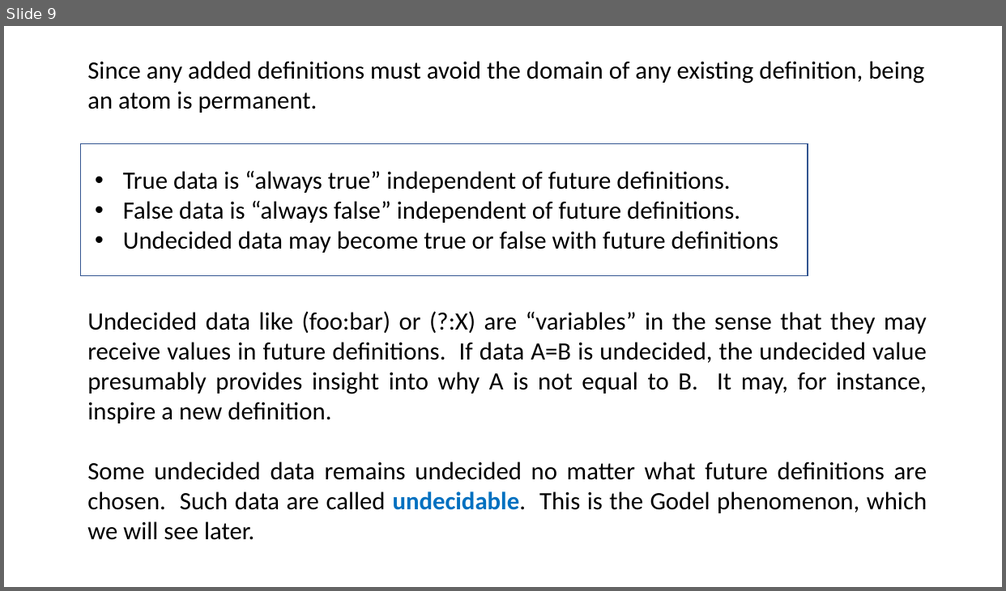
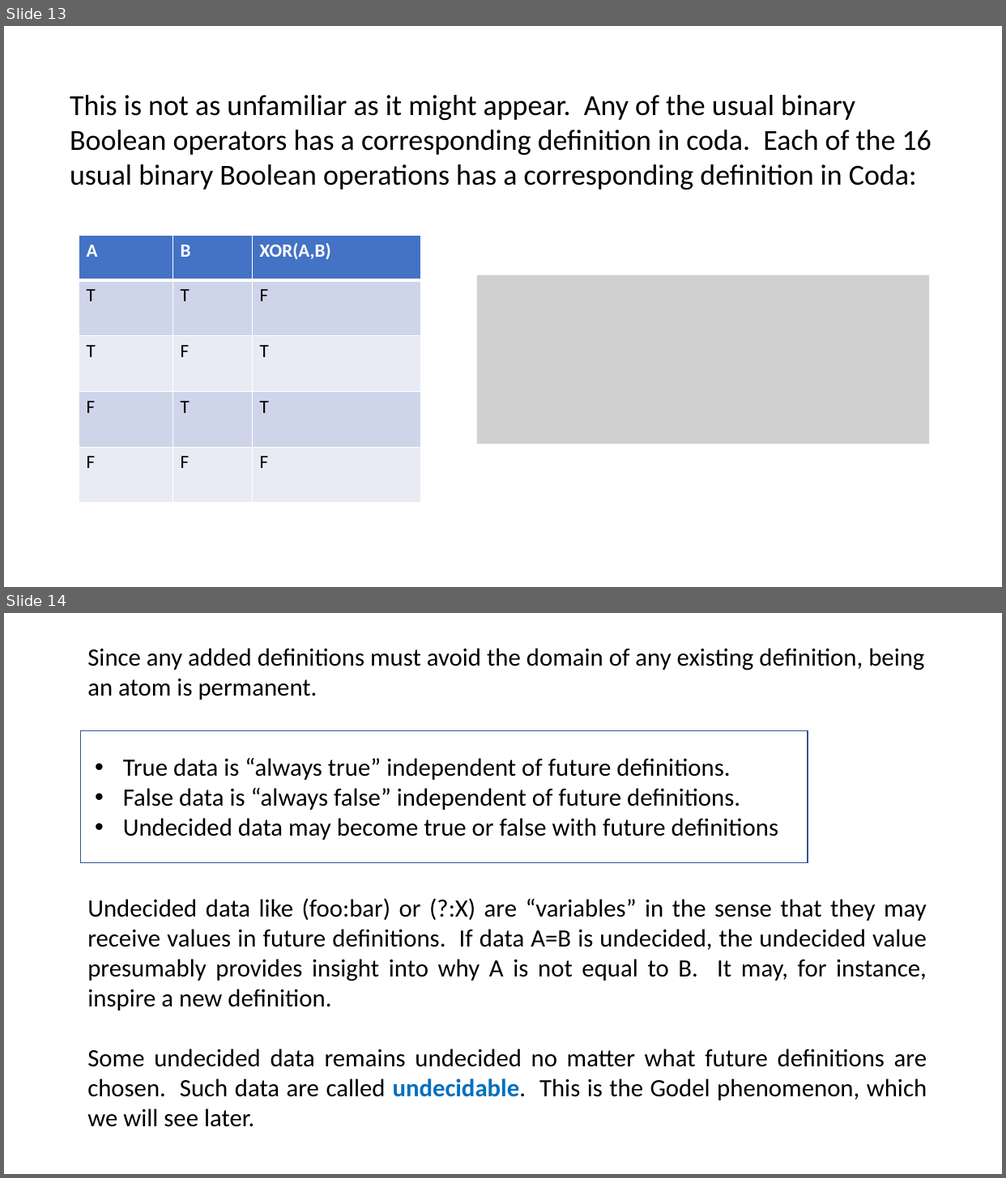
Before and after one commit to Saul-Youssef/coda, a slide deck: doc/talk/coda.pptx. Shown one above the other, each under a label of ours: slide 9 before the commit, slides 13 and 14 after it. The pictures are 1006x591 and 1006x1178 pixels, drawn with LibreOffice and Linux fonts; fonts in the diff are those of the drawing; grey boxes stand for pictures. Boxes give left, top, right and bottom in pixels: in the first picture for what was removed or moved away, otherwise in the second. Text is boxed around its words. In the diff, an @@ line names an element or a change of style, - is before the commit and + after.

```diff
--- a/doc/talk/coda.pptx
+++ b/doc/talk/coda.pptx
@@ slide 13 added at (4, 26, 1002, 587), background #FFFFFF @@
@@ text added at (70, 95, 931, 190), 28 pt, text #000000 @@
+This is not as unfamiliar as it might appear. Any of the usual binary Boolean operators has a corresponding definition in coda. Each of the 16 usual binary Boolean operations has a corresponding definition in Coda:
@@ table added at (79, 236, 421, 503), 5 rows, 3 columns @@
+A | B | XOR(A,B)
+T | T | F
+T | F | T
+F | T | T
+F | F | F
@@ picture added at (477, 275, 929, 445) @@
@@ what was slide 9 is now slide 14 @@
```
Also in this commit, not shown: 13 slides changed, 19 other slides added, 3 slides removed, 11 other files.
